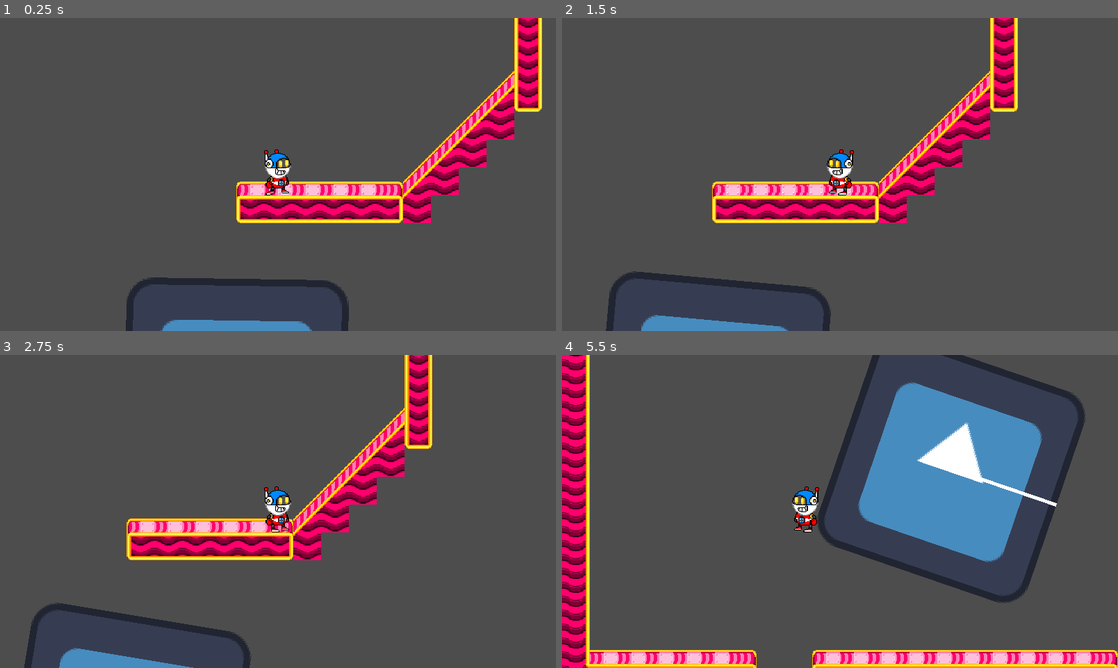
Above: before the commit, frames 1-4 (two rows, left to right).
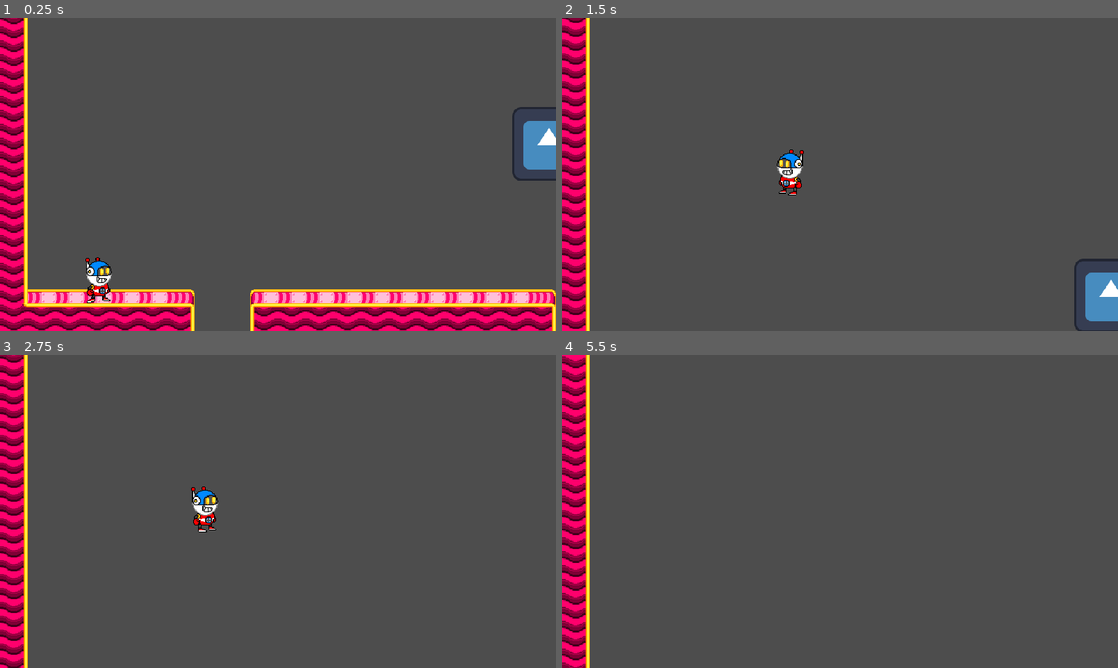
Above: after the commit, the same moments.

Repository: JorJoe05/Super-Freaks-1-Ultimate-Godot
Game: Godot game, scene res://Node2D.tscn
Two runs of this game, one before a commit and one after it. Both use one fixed random seed, a clock stepped at 60 frames per second and the inputs below. The engine's default icon, where the game draws it, is replaced by a stand-in: a white triangle on a blue panel in a dark square.
Inputs:
- Up to frame 1 (0.25 s): no input
- Up to frame 2 (1.5 s): hold Right (ui_right) 0.53-1.28 s; tap Z (Jump - Confirm, bound only after the commit) at 0.6, 0.77, 1.07, 1.35 s; hold Left (ui_left) from 1.28 s (still down)
- Up to frame 3 (2.75 s): tap Z (Jump - Confirm, bound only after the commit) at 1.52, 1.82, 2.1 s; release Left (ui_left) at 2.03 s; hold Right (ui_right) from 2.03 s (still down)
- Up to frame 4 (5.5 s): release Right (ui_right) at 2.78 s; hold Up (ui_up) 2.78-3.53 s; tap Z (Jump - Confirm, bound only after the commit) at 2.85, 3.02, 3.32, 3.6, 3.77, 4.07, 4.35, 4.52, 4.82, 5.1 s; hold Left (ui_left) from 3.53 s (still down)

The runs differ from the first frame. In frame 1, 28% of the frame differs, in the area x 0-100%, y 0-100%; in frame 2, 18%; in frame 3, 17%; in frame 4, 24%.

Commit message:
Refactoring some stuff aaaaaaa
h

Diff:
--- a/Classes/Entity/Entity.gd
+++ b/Classes/Entity/Entity.gd
@@ -11,25 +11,41 @@
 @export_subgroup("Solid Collision")
 @export var collider_node : Node
 
+func set_velocity(input:Vector2, target, exclude:int = 0): #0 = none, 1 = y, 2 = x, 3 = both
+	var ang = target if target is float else Math.vec_to_rad(target)
+	var vec = target if target is Vector2 else Math.rad_to_vec(target)
+	velocity = \
+		Math.rotate_vector(input, ang) if exclude == 0 \
+		else Math.project_vector(velocity, Math.get_perp(vec)) + Math.rotate_vector(Vector2(input.x, 0), -ang) if exclude == 1 \
+		else Math.project_vector(velocity, vec) + Math.rotate_vector(Vector2(0, input.y), -ang) if exclude == 2 \
+		else velocity
+
+func add_velocity(input:Vector2, target):
+	var ang = target if target is float else Math.vec_to_rad(target)
+	velocity += Math.rotate_vector(input, -ang)
+
+func get_velocity(target):
+	var ang = target if target is float else Math.vec_to_rad(target)
+	return Math.rotate_vector(velocity, ang)
+
 # Collision Functions
 # No Snap
 func push_top():
 	if collider_node.get_active_sensor_top().get_relative_distance(collider_node.global_rotation+PI) < 0 and collider_node.get_active_sensor_top().is_colliding():
 		position += collider_node.get_active_sensor_top().get_distance()
-		velocity = Math.flatten_vector(velocity, collider_node.get_active_sensor_top().get_normal_zero())
+		velocity = Math.project_vector(velocity, collider_node.get_active_sensor_top().get_normal_zero())
 func push_bottom():
 	if collider_node.get_active_sensor_bottom().get_relative_distance(collider_node.global_rotation) < 0 and collider_node.get_active_sensor_bottom().is_colliding():
 		position += collider_node.get_active_sensor_bottom().get_distance()
-		velocity = Math.flatten_vector(velocity, collider_node.get_active_sensor_bottom().get_normal_zero())
-		print(collider_node.get_active_sensor_bottom().get_normal_zero())
+		velocity = Math.project_vector(velocity, collider_node.get_active_sensor_bottom().get_normal_zero())
 func push_left():
 	if collider_node.get_active_sensor_left().get_relative_distance(collider_node.global_rotation+(0.5*PI)) < 0 and collider_node.get_active_sensor_left().is_colliding():
 		position += collider_node.get_active_sensor_left().get_distance()
-		velocity = Math.flatten_vector(velocity, collider_node.get_active_sensor_left().get_normal_zero())
+		velocity = Math.project_vector(velocity, collider_node.get_active_sensor_left().get_normal_zero())
 func push_right():
 	if collider_node.get_active_sensor_right().get_relative_distance(collider_node.global_rotation+(1.5*PI)) < 0 and collider_node.get_active_sensor_right().is_colliding():
 		position += collider_node.get_active_sensor_right().get_distance()
-		velocity = Math.flatten_vector(velocity, collider_node.get_active_sensor_right().get_normal_zero())
+		velocity = Math.project_vector(velocity, collider_node.get_active_sensor_right().get_normal_zero())
 # With Snap
 func snap_top():
 	if collider_node.get_active_sensor_top().is_colliding():
@@ -49,11 +65,15 @@
 		velocity = Vector2(0, 0)
 
 func collide():
+	collider_node.extra_range = max(16, abs(velocity.x), abs(velocity.y))
+	collider_node.collider_update()
 	push_top()
 	push_bottom()
 	push_left()
 	push_right()
 func collide_with_snap():
+	collider_node.extra_range = max(16, abs(velocity.x), abs(velocity.y))
+	collider_node.collider_update()
 	push_top()
 	snap_bottom()
 	push_left()
--- a/Components/Math/Math.gd
+++ b/Components/Math/Math.gd
@@ -1,16 +1,35 @@
 extends Node
 
-static func rotate_vector(vector, angle, change := false):
-	var xp = (vector.x * cos(-angle)) - (vector.y * sin(-angle))
-	var yp = (vector.x * sin(-angle)) + (vector.y * cos(-angle))
-	var output = Vector2(xp, yp) - vector if change else Vector2(xp, yp)
+const VEC_UP = Vector2(0, 1)
+const VEC_DOWN = Vector2(0, -1)
+const VEC_LEFT = Vector2(-1, 0)
+const VEC_RIGHT = Vector2(1, 0)
+
+const RAD_UP = 0.5*PI
+const RAD_DOWN = 1.5*PI
+const RAD_LEFT = PI
+const RAD_RIGHT = 0
+
+static func get_perp(input:Vector2):
+	return Vector2(input.y, -input.x)
+
+static func rad_to_vec(input:float):
+	return Vector2(cos(input), sin(input))
+
+static func vec_to_rad(input:Vector2):
+	return atan2(input.y, input.x)
+
+static func hyp(input):
+	return sqrt(input.x**2 + input.y**2)
+
+static func project_vector(input:Vector2, target:Vector2): #input = u, target = v
+	return (input.dot(target) / (target.x**2 + target.y**2)) * target
+
+static func rotate_vector(input, angle, change := false):
+	var xp = (input.x * cos(-angle)) - (input.y * sin(-angle))
+	var yp = (input.x * sin(-angle)) + (input.y * cos(-angle))
+	var output = Vector2(xp, yp) - input if change else Vector2(xp, yp)
 	return output
-
-static func flatten_vector(input, target):
-	var a = atan2(target.x, target.y)
-	var b = atan2(input.x, input.y) - a
-	var h = sqrt(input.x**2 + input.y**2)
-	return input + Vector2(h*sin(b)*-cos(a), h*sin(b)*sin(a))
 
 var obj_pos : Vector2
 var player_pos : Vector2
--- a/Components/Solid Collision/DistanceRaycast/DistanceRaycast.gd
+++ b/Components/Solid Collision/DistanceRaycast/DistanceRaycast.gd
@@ -8,7 +8,7 @@
 	force_raycast_update()
 	var output = \
 		get_collision_point() - ((to_global(target_position) - global_position).normalized() * distance_offset) - global_position if is_colliding() and enabled \
-		else Vector2(0, 0)#(to_global(target_position) - global_position) - ((to_global(target_position) - global_position).normalized() * distance_offset)
+		else Vector2(0, 0)
 	return output
 func get_relative_distance(angle):
 	var x = get_distance().x
@@ -30,24 +30,27 @@
 	var yp = (x * sin(-angle)) + (y * cos(-angle))
 	return Vector2(xp, yp)
 func get_normal_zero():
-	return Math.rotate_vector(Vector2(cos(global_rotation), sin(global_rotation)), atan2(target_position.x, target_position.y))
+	force_raycast_update()
+	return Math.rotate_vector(Math.rad_to_vec(global_rotation), Math.vec_to_rad(target_position) + Math.RAD_UP)
 
 func get_slope():
-	return Math.rotate_vector(get_normal(), 1.5*PI)
+	return Math.rotate_vector(get_normal(), Math.RAD_DOWN)
 
 # Angle Functions (measured in radians)
 func get_angle():
 	var output = \
-		wrapf(atan2(get_collision_normal().x, get_collision_normal().y)-PI, 0, 2*PI) if is_colliding() and enabled \
+		wrapf(atan2(get_normal().x, get_normal().y)-Math.RAD_LEFT, 0, 2*PI) if is_colliding() and enabled \
 		else 0
 	return output
 func get_relative_angle(angle):
 	var output = \
-		wrapf(-atan2(get_collision_normal().x, get_collision_normal().y)-PI - angle, 0, 2*PI) if is_colliding() and enabled \
+		wrapf(-atan2(get_normal().x, get_normal().y)-Math.RAD_LEFT - angle, 0, 2*PI) if is_colliding() and enabled \
 		else wrapf(angle, 0, 2*PI)
 	return output
+func get_angle_zero():
+	return global_rotation + Math.vec_to_rad(target_position)
 
-func is_colliding():
+func check_colliding():
 	force_raycast_update()
 	return is_colliding()
 
--- a/MathClassTest.gd
+++ /dev/null
@@ -1,10 +0,0 @@
-extends Node2D
-
-
-# Called when the node enters the scene tree for the first time.
-func _ready():
-	pass
-
-# Called every frame. 'delta' is the elapsed time since the previous frame.
-func _physics_process(delta):
-	$Vector.set_point_position(0, flatten_vector($Vector.get_point_position(0), $Target.get_point_position(0)))
--- a/MathClassTest.tscn
+++ /dev/null
@@ -1,24 +0,0 @@
-[gd_scene load_steps=2 format=3 uid="uid://bu4q8cfgmvxwm"]
-
-[ext_resource type="Script" path="res://MathClassTest.gd" id="1_47q66"]
-
-[node name="Math_class_test" type="Node2D"]
-position = Vector2(336, 169)
-script = ExtResource("1_47q66")
-
-[node name="Target" type="Line2D" parent="."]
-points = PackedVector2Array(-21, -151, 0, 0)
-width = 1.0
-default_color = Color(1, 0, 1, 1)
-
-[node name="Target2" type="Line2D" parent="."]
-position = Vector2(120, -100)
-rotation = 4.71239
-points = PackedVector2Array(-21, -151, 0, 0)
-width = 1.0
-default_color = Color(1, 0, 1, 1)
-
-[node name="Vector" type="Line2D" parent="."]
-modulate = Color(0, 0, 1, 0.505882)
-points = PackedVector2Array(73, -93, 0, 0)
-width = 1.0
--- a/Node2D.tscn
+++ b/Node2D.tscn
@@ -25,14 +25,13 @@
 tile_set = ExtResource("1_aca2f")
 cell_quadrant_size = 32
 format = 2
-layer_0/tile_data = PackedInt32Array(0, 720897, 2, 65536, 72 …(38825 unchanged characters)… , 7208989, 589825, 4, 7274525, 196609, 3, 851988, 262145, 4, 917524, 262145, 5, 983060, 262145, 6, 786453, 262145, 4, 851989, 262145, 5, 917525, 262145, 6, 720918, 262145, 4, 786454, 262145, 5, 851990, 262145, 6, 655383, 262145, 4, 720919, 262145, 5, 786455, 262145, 6, 983059, 196609, 3, 983058, 131073, 3, 983057, 131073, 3, 983056, 131073, 3, 983055, 131073, 3, 983054, 65537, 3, 720920, 1, 2, 655384, 1, 1, 589848, 1, 1, 524312, 1, 1, 458776, 1, 0, 917523, 589825, 4, 917522, 524289, 4, 917521, 524289, 4, 917520, 524289, 4, 917519, 524289, 4, 917518, 458753, 4, 393240, 393217, 4)
+layer_0/tile_data = PackedInt32Array(0, 720897, 2, 65536, 72 …(38825 unchanged characters)… , 7208989, 589825, 4, 7274525, 196609, 3)
 
 [node name="Player" parent="." instance=ExtResource("2_bjyfa")]
-position = Vector2(496, 448)
+position = Vector2(114, 892)
 metadata/_edit_group_ = true
 
 [node name="Camera2D" type="Camera2D" parent="Player"]
-current = true
 limit_left = 0
 limit_top = 0
 limit_right = 6016
@@ -43,10 +42,9 @@
 editor_draw_drag_margin = true
 
 [node name="StaticBody2D" type="StaticBody2D" parent="."]
-position = Vector2(448, 704)
-scale = Vector2(2, 2)
+position = Vector2(632, 745)
+scale = Vector2(0.664, 0.664)
 script = ExtResource("3_g8fqy")
-angular_velocity = 0.001
 metadata/_edit_group_ = true
 
 [node name="Icon" type="Sprite2D" parent="StaticBody2D"]
@@ -61,7 +59,7 @@
 width = 2.0
 
 [node name="StaticBody2D2" type="StaticBody2D" parent="."]
-position = Vector2(1128, 424)
+position = Vector2(1880, 248)
 script = ExtResource("5_jgcp3")
 metadata/_edit_group_ = true
 
--- a/Nodes/Players/Player.gd
+++ b/Nodes/Players/Player.gd
@@ -17,31 +17,43 @@
 func _physics_process(delta):
 	apply_gravity()
 	#velocity.y += 0.2
-	if Input.is_action_pressed("ui_left"):
-		velocity = Math.flatten_vector(velocity, Vector2(-sin(rotation), cos(rotation))) - 3*Vector2(cos(rotation), sin(rotation))
+	if Input.is_action_pressed("Left"):
+		#velocity = Math.project_vector(velocity, Math.rad_to_vec(rotation+Math.RAD_UP)) - 3*Math.rad_to_vec(rotation)
+		if get_velocity(rotation).x > -3:
+			add_velocity(Vector2(-.3, 0), rotation)
 		$AnimatedSprite2D.flip_h = 1
 		$AnimatedSprite2D.animation = "walk"
-	elif Input.is_action_pressed("ui_right"):
-		#velocity = 3*Math.rotate_vector(Vector2(1, 0), collider_node.get_active_sensor_bottom().get_angle())
-		velocity = Math.flatten_vector(velocity, Vector2(-sin(rotation), cos(rotation))) + 3*Vector2(cos(rotation), sin(rotation))
+	elif Input.is_action_pressed("Right"):
+		#velocity = Math.project_vector(velocity, Math.rad_to_vec(rotation+Math.RAD_UP)) + 3*Math.rad_to_vec(rotation)
+		if get_velocity(rotation).x < 3:
+			add_velocity(Vector2(.3, 0), rotation)
 		$AnimatedSprite2D.flip_h = 0
 		$AnimatedSprite2D.animation = "walk"
 	else:
-		velocity = Math.flatten_vector(velocity, Vector2(-sin(rotation), cos(rotation)))
+		#velocity = Math.project_vector(velocity, Math.rad_to_vec(rotation+Math.RAD_UP))
+		set_velocity(Vector2(0, 0), rotation, 0b01)
 		$AnimatedSprite2D.animation = "stand"
-	if Input.is_action_just_pressed("ui_up"):
-		velocity = -7*Vector2(-sin(rotation), cos(rotation))
-		#velocity.y = -7
-		pass
+	if Input.is_action_just_pressed("Jump - Confirm"):
+		#velocity = -7*Vector2(-sin(rotation), cos(rotation))
+		set_velocity(Vector2(0, -7), rotation, 0b10)
+		#pass
 
 	#velocity = Vector2(0, 0)
 	#velocity.x = 1
+	if Input.is_action_pressed("Debug"):
+		velocity = Input.get_last_mouse_velocity()*0.005#Vector2(round(Input.get_joy_axis(0, JOY_AXIS_RIGHT_X)*4), round(Input.get_joy_axis(0, JOY_AXIS_RIGHT_Y)*4))*2
+		Input.mouse_mode = Input.MOUSE_MODE_CAPTURED
+	else:
+		Input.mouse_mode = Input.MOUSE_MODE_VISIBLE
+		pass
 	apply_velocity()
 	#position.x += 3
 	Math.player_pos = to_global(collider_node.get_active_sensor_bottom().get_distance())
 
-	if collider_node.get_active_sensor_bottom().is_colliding():
-		rotation = -collider_node.get_active_sensor_bottom().get_angle()
+	#if collider_node.get_active_sensor_bottom().is_colliding():
+	#	rotation = -collider_node.get_active_sensor_bottom().get_angle()
+	#rotation = atan2(-Math.obj_pos.x + Math.player_pos.x, Math.obj_pos.y - Math.player_pos.y)
 
-	#position += Math.rotate_vector(Math.obj_pos - Math.player_pos, 0.001, true)
-	collide()
+	#position += Math.rotate_vector(Math.obj_pos - Math.player_pos, 0.05, true)
+	if !Input.is_action_pressed("Debug"):
+		collide()
--- a/Nodes/Players/Player.tscn
+++ b/Nodes/Players/Player.tscn
@@ -13,9 +13,8 @@
 collider_node = NodePath("SolidCollider")
 
 [node name="AnimatedSprite2D" type="AnimatedSprite2D" parent="."]
-frames = ExtResource("2_q3np1")
-animation = &"walk"
-playing = true
+sprite_frames = ExtResource("2_q3np1")
+animation = &"stand"
 offset = Vector2(0, -8)
 
 [node name="Reference" type="Node2D" parent="."]
--- a/project.godot
+++ b/project.godot
@@ -13,6 +13,7 @@
 config/name="Super Freaks 1 Ultimate Edition"
 run/main_scene="res://Node2D.tscn"
 config/features=PackedStringArray("4.0")
+boot_splash/image="res://Sprites/System/Boot Splash/splash_screen_godot.png"
 boot_splash/fullsize=false
 config/icon="res://Sprites/System/Icon/icon_godot.png"
 
@@ -31,7 +32,6 @@
 
 [editor]
 
-export/convert_text_resources_to_binary=true
 scene/scene_naming=1
 
 [gui]
@@ -46,21 +46,80 @@
 
 [input]
 
-P1_Left={
+Left={
 "deadzone": 0.5,
-"events": []
+"events": [Object(InputEventKey,"resource_local_to_scene":false,"resource_name":"","device":-1,"window_id":0,"alt_pressed":false,"shift_pressed":false,"ctrl_pressed":false,"meta_pressed":false,"pressed":false,"keycode":4194319,"physical_keycode":0,"key_label":0,"unicode":0,"echo":false,"script":null)
+, Object(InputEventJoypadButton,"resource_local_to_scene":false,"resource_name":"","device":-1,"button_index":13,"pressure":0.0,"pressed":false,"script":null)
+, Object(InputEventJoypadMotion,"resource_local_to_scene":false,"resource_name":"","device":-1,"axis":0,"axis_value":-1.0,"script":null)
+]
 }
-P1_Right={
+Right={
 "deadzone": 0.5,
-"events": []
+"events": [Object(InputEventKey,"resource_local_to_scene":false,"resource_name":"","device":-1,"window_id":0,"alt_pressed":false,"shift_pressed":false,"ctrl_pressed":false,"meta_pressed":false,"pressed":false,"keycode":4194321,"physical_keycode":0,"key_label":0,"unicode":0,"echo":false,"script":null)
+, Object(InputEventJoypadButton,"resource_local_to_scene":false,"resource_name":"","device":-1,"button_index":14,"pressure":0.0,"pressed":false,"script":null)
+, Object(InputEventJoypadMotion,"resource_local_to_scene":false,"resource_name":"","device":-1,"axis":0,"axis_value":1.0,"script":null)
+]
 }
-P1_Up={
+Up={
 "deadzone": 0.5,
-"events": []
+"events": [Object(InputEventKey,"resource_local_to_scene":false,"resource_name":"","device":-1,"window_id":0,"alt_pressed":false,"shift_pressed":false,"ctrl_pressed":false,"meta_pressed":false,"pressed":false,"keycode":4194320,"physical_keycode":0,"key_label":0,"unicode":0,"echo":false,"script":null)
+, Object(InputEventJoypadButton,"resource_local_to_scene":false,"resource_name":"","device":-1,"button_index":11,"pressure":0.0,"pressed":false,"script":null)
+, Object(InputEventJoypadMotion,"resource_local_to_scene":false,"resource_name":"","device":-1,"axis":1,"axis_value":-1.0,"script":null)
+]
 }
-P1_Down={
+Down={
 "deadzone": 0.5,
-"events": []
+"events": [Object(InputEventKey,"resource_local_to_scene":false,"resource_name":"","device":-1,"window_id":0,"alt_pressed":false,"shift_pressed":false,"ctrl_pressed":false,"meta_pressed":false,"pressed":false,"keycode":4194322,"physical_keycode":0,"key_label":0,"unicode":0,"echo":false,"script":null)
+, Object(InputEventJoypadButton,"resource_local_to_scene":false,"resource_name":"","device":-1,"button_index":12,"pressure":0.0,"pressed":false,"script":null)
+, Object(InputEventJoypadMotion,"resource_local_to_scene":false,"resource_name":"","device":-1,"axis":1,"axis_value":1.0,"script":null)
+]
+}
+"Start - Pause"={
+"deadzone": 0.5,
+"events": [Object(InputEventKey,"resource_local_to_scene":false,"resource_name":"","device":-1,"window_id":0,"alt_pressed":false,"shift_pressed":false,"ctrl_pressed":false,"meta_pressed":false,"pressed":false,"keycode":4194309,"physical_keycode":0,"key_label":0,"unicode":0,"echo":false,"script":null)
+, Object(InputEventJoypadButton,"resource_local_to_scene":false,"resource_name":"","device":-1,"button_index":6,"pressure":0.0,"pressed":false,"script":null)
+]
+}
+"Drop Out"={
+"deadzone": 0.5,
+"events": [Object(InputEventKey,"resource_local_to_scene":false,"resource_name":"","device":-1,"window_id":0,"alt_pressed":false,"shift_pressed":false,"ctrl_pressed":false,"meta_pressed":false,"pressed":false,"keycode":0,"physical_keycode":65,"key_label":0,"unicode":97,"echo":false,"script":null)
+, Object(InputEventJoypadButton,"resource_local_to_scene":false,"resource_name":"","device":-1,"button_index":4,"pressure":0.0,"pressed":false,"script":null)
+]
+}
+"Jump - Confirm"={
+"deadzone": 0.5,
+"events": [Object(InputEventKey,"resource_local_to_scene":false,"resource_name":"","device":-1,"window_id":0,"alt_pressed":false,"shift_pressed":false,"ctrl_pressed":false,"meta_pressed":false,"pressed":false,"keycode":0,"physical_keycode":90,"key_label":0,"unicode":122,"echo":false,"script":null)
+, Object(InputEventJoypadButton,"resource_local_to_scene":false,"resource_name":"","device":-1,"button_index":0,"pressure":0.0,"pressed":false,"script":null)
+]
+}
+Deny={
+"deadzone": 0.5,
+"events": [Object(InputEventKey,"resource_local_to_scene":false,"resource_name":"","device":-1,"window_id":0,"alt_pressed":false,"shift_pressed":false,"ctrl_pressed":false,"meta_pressed":false,"pressed":false,"keycode":0,"physical_keycode":88,"key_label":0,"unicode":120,"echo":false,"script":null)
+, Object(InputEventJoypadButton,"resource_local_to_scene":false,"resource_name":"","device":-1,"button_index":1,"pressure":0.0,"pressed":false,"script":null)
+]
+}
+Bubble={
+"deadzone": 0.5,
+"events": [Object(InputEventKey,"resource_local_to_scene":false,"resource_name":"","device":-1,"window_id":0,"alt_pressed":false,"shift_pressed":false,"ctrl_pressed":false,"meta_pressed":false,"pressed":false,"keycode":0,"physical_keycode":67,"key_label":0,"unicode":99,"echo":false,"script":null)
+, Object(InputEventJoypadButton,"resource_local_to_scene":false,"resource_name":"","device":-1,"button_index":3,"pressure":0.0,"pressed":false,"script":null)
+]
+}
+Elastiband={
+"deadzone": 0.5,
+"events": [Object(InputEventKey,"resource_local_to_scene":false,"resource_name":"","device":-1,"window_id":0,"alt_pressed":false,"shift_pressed":false,"ctrl_pressed":false,"meta_pressed":false,"pressed":false,"keycode":0,"physical_keycode":68,"key_label":0,"unicode":100,"echo":false,"script":null)
+, Object(InputEventJoypadMotion,"resource_local_to_scene":false,"resource_name":"","device":-1,"axis":4,"axis_value":1.0,"script":null)
+]
+}
+Color={
+"deadzone": 0.5,
+"events": [Object(InputEventKey,"resource_local_to_scene":false,"resource_name":"","device":-1,"window_id":0,"alt_pressed":false,"shift_pressed":false,"ctrl_pressed":false,"meta_pressed":false,"pressed":false,"keycode":0,"physical_keycode":69,"key_label":0,"unicode":101,"echo":false,"script":null)
+, Object(InputEventJoypadMotion,"resource_local_to_scene":false,"resource_name":"","device":-1,"axis":5,"axis_value":1.0,"script":null)
+]
+}
+Debug={
+"deadzone": 0.5,
+"events": [Object(InputEventJoypadButton,"resource_local_to_scene":false,"resource_name":"","device":-1,"button_index":9,"pressure":0.0,"pressed":false,"script":null)
+]
 }
 
 [rendering]
Binary file added: Sprites/Player Characters/Shared/spr_player_crown.png
Not shown, added: Sprites/Player Characters/Shared/spr_player_crown.png.import
